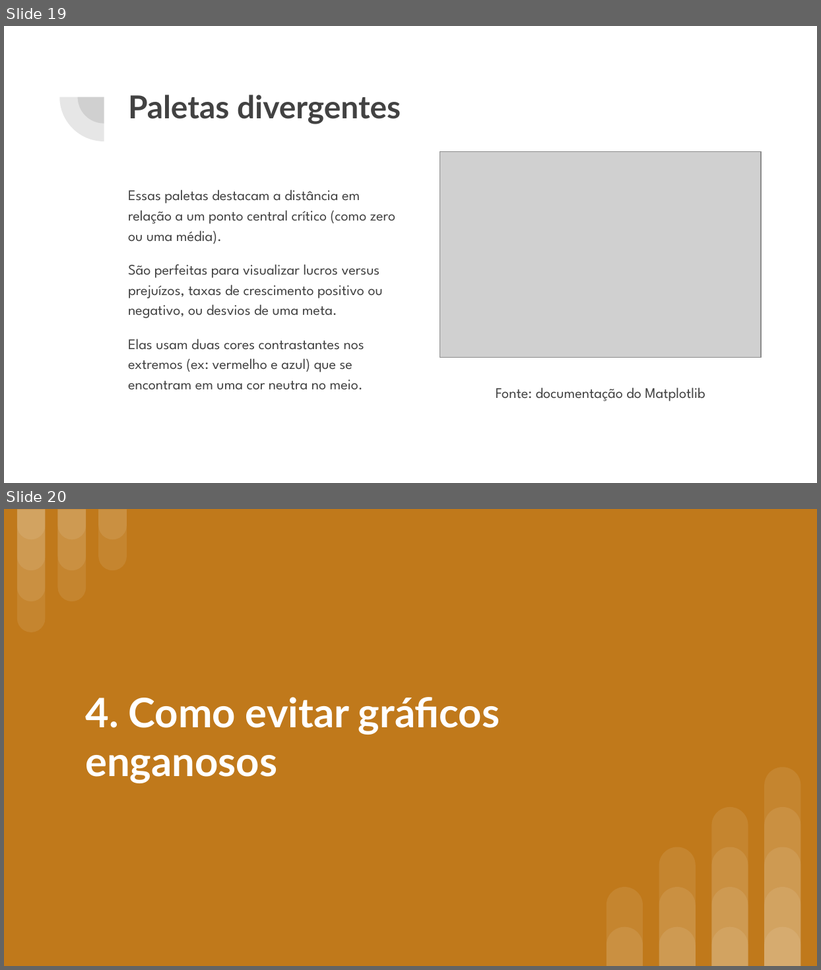
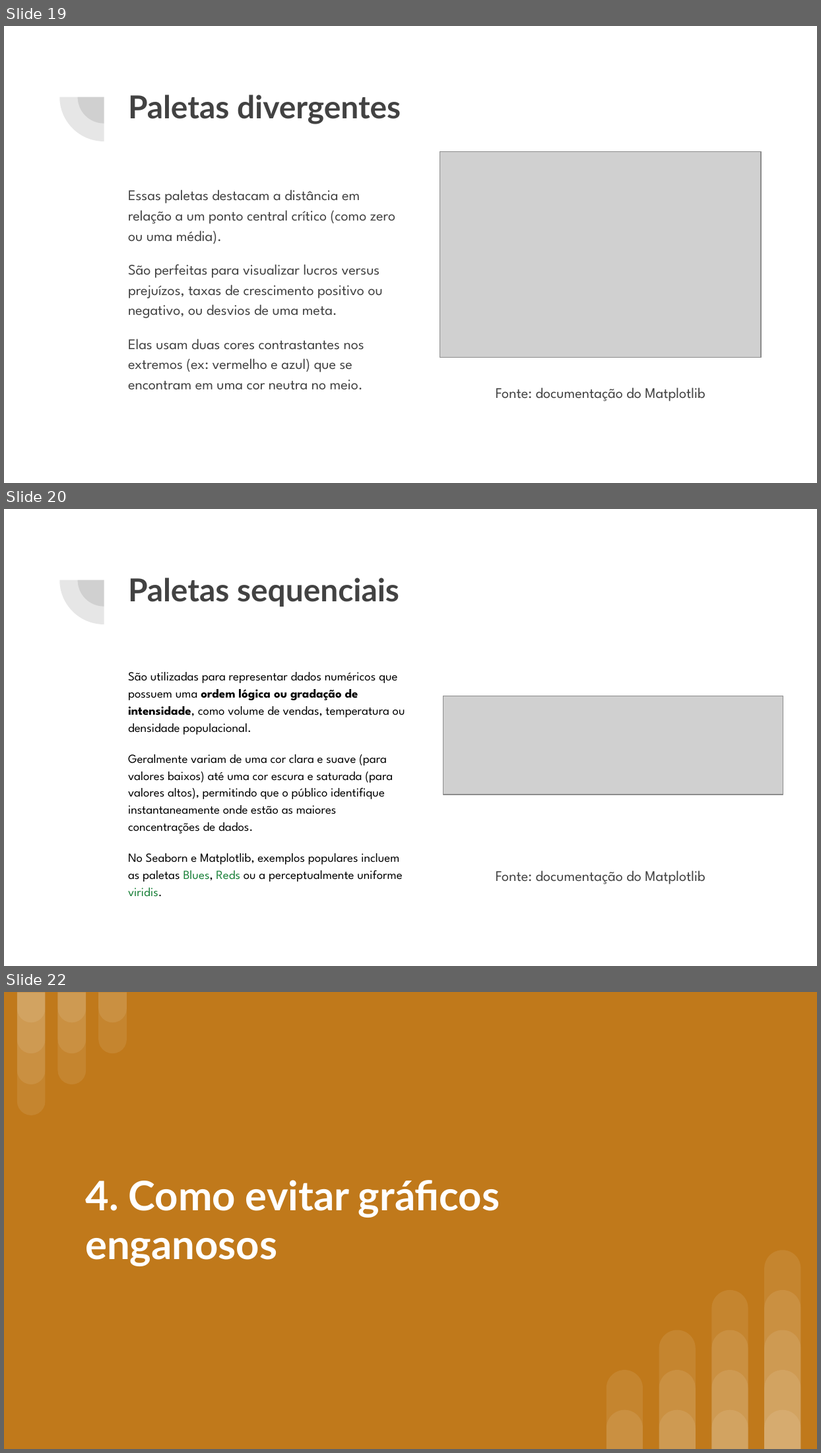
Before and after one commit to gustavonogvi/curso-python-ciencia-de-dados, a slide deck: modulo3/Módulo 3.pptx. Shown one above the other, each under a label of ours: slides 19 and 20 before the commit, slides 19, 20 and 22 after it; the slides between them are not shown. The pictures are 821x970 and 821x1453 pixels, drawn with LibreOffice and Linux fonts; fonts in the diff are those of the drawing; grey boxes stand for pictures. Boxes give left, top, right and bottom in pixels: in the first picture for what was removed or moved away, otherwise in the second. Text is boxed around its words. In the diff, an @@ line names an element or a change of style, - is before the commit and + after.

Commit message:
mais exemplos no notebook, paletas de cor, gráficos enganosos e acessibildade

```diff
--- a/modulo3/Módulo 3.pptx
+++ b/modulo3/Módulo 3.pptx
@@ slide 20 added at bbox=[4, 509, 817, 966], background #FFFFFF; not listed: 2 template elements that a slide beside it also shows @@
@@ title added at bbox=[128, 578, 399, 607], 28 pt, text #424242, bold @@
+Paletas sequenciais
@@ text added at bbox=[128, 672, 405, 897], 11 pt, text #000000 @@
+São utilizadas para representar dados numéricos que possuem uma ordem lógica ou gradação de intensidade, como volume de vendas, temperatura ou densidade populacional.
+Geralmente variam de uma cor clara e suave (para valores baixos) até uma cor escura e saturada (para valores altos), permitindo que o público identifique instantaneamente onde estão as maiores concentrações de dados.
+No Seaborn e Matplotlib, exemplos populares incluem as paletas Blues, Reds ou a perceptualmente uniforme viridis.
@@ picture added at bbox=[443, 696, 783, 794] @@
@@ text added at bbox=[496, 871, 705, 885], 13 pt, text #424242 @@
+Fonte: documentação do Matplotlib
@@ what was slide 20 is now slide 22 @@
```
Also in this commit, not shown: 2 other slides added, 1 other file.
